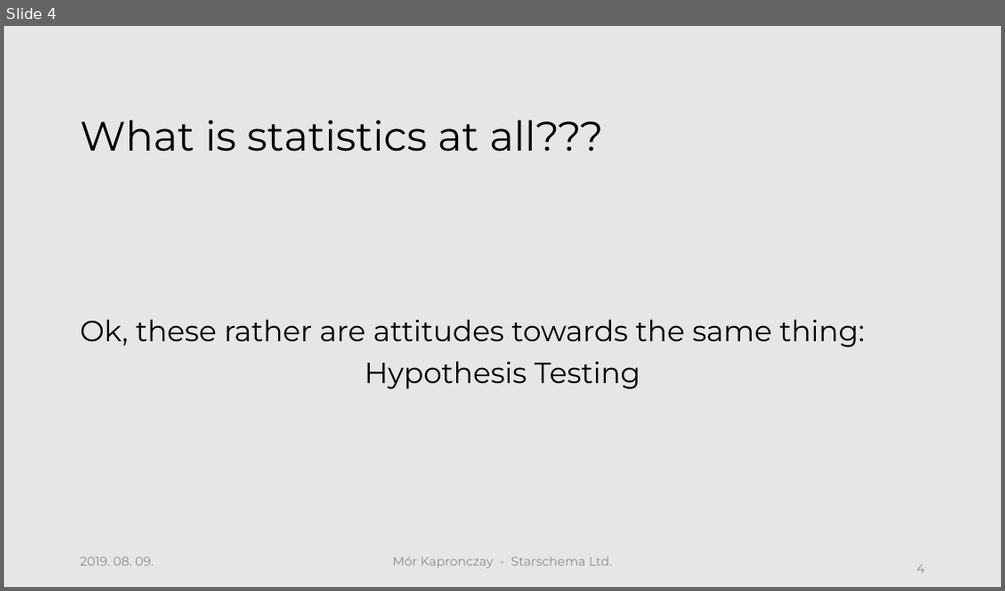
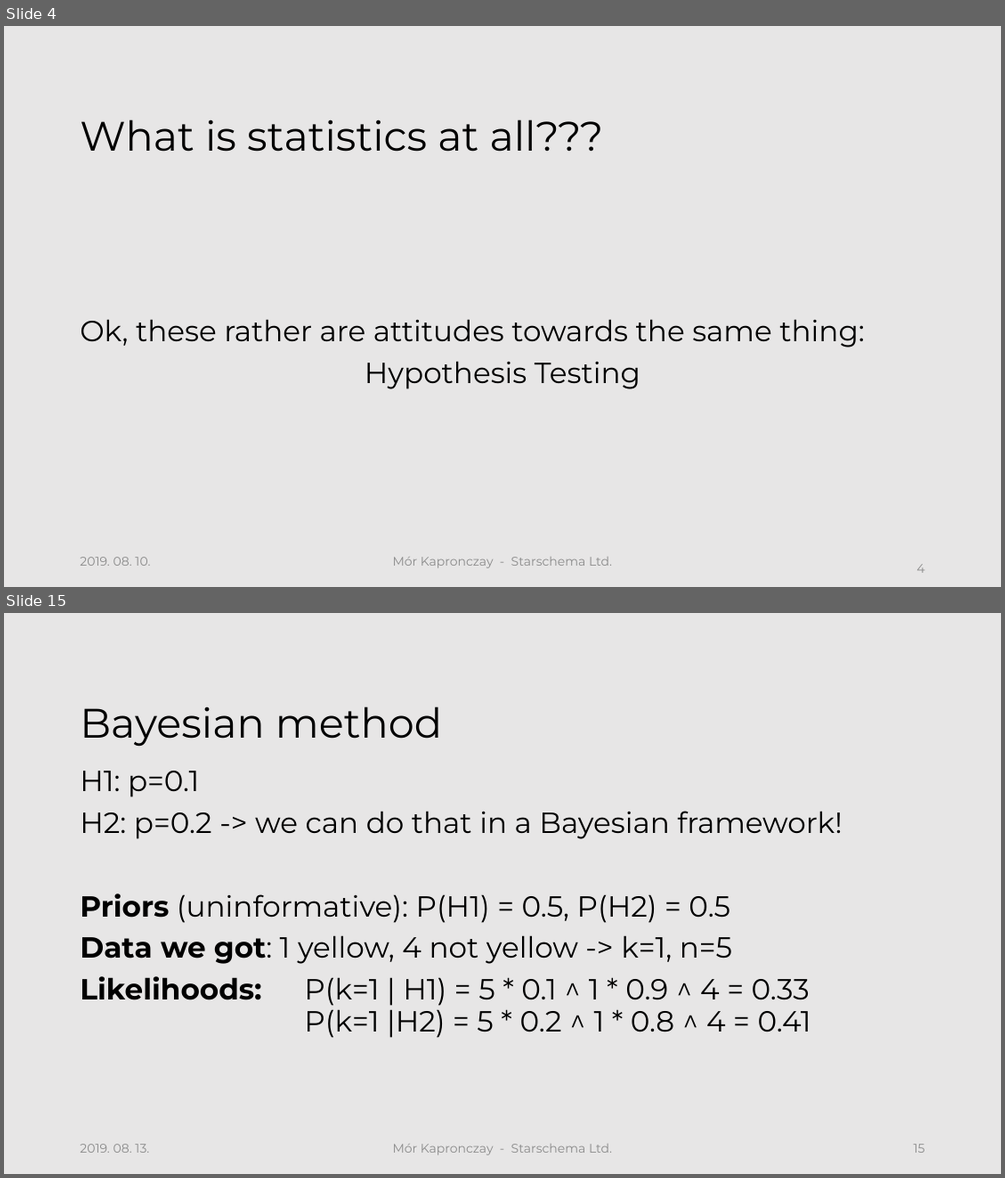
Before and after one commit to morkapronczay/cec2019, a slide deck: presentations/CEC2019-KM-Sess1.pptx. Shown one above the other, each under a label of ours: slide 4 before the commit, slides 4 and 15 after it; the slides between them are not shown. The pictures are 1005x591 and 1005x1178 pixels, drawn with LibreOffice and Linux fonts; fonts in the diff are those of the drawing; background and template pictures are left out. Boxes give left, top, right and bottom in pixels: in the first picture for what was removed or moved away, otherwise in the second. Text is boxed around its words. In the diff, an @@ line names an element or a change of style, - is before the commit and + after.

```diff
--- a/presentations/CEC2019-KM-Sess1.pptx
+++ b/presentations/CEC2019-KM-Sess1.pptx
@@ slide 15 added at (4, 613, 1001, 1174), background #E7E6E6 @@
@@ title added at (80, 706, 442, 747), 39.6 pt, text #000000 @@
+Bayesian method
@@ text added at (80, 771, 841, 1038), 28 pt, text #000000 @@
+H1: p=0.1
+H2: p=0.2 -> we can do that in a Bayesian framework!
+Priors (uninformative): P(H1) = 0.5, P(H2) = 0.5
+Data we got: 1 yellow, 4 not yellow -> k=1, n=5
+Likelihoods: P(k=1 | H1) = 5 * 0.1 ^ 1 * 0.9 ^ 4 = 0.33
+P(k=1 |H2) = 5 * 0.2 ^ 1 * 0.8 ^ 4 = 0.41
@@ text added at (80, 1143, 149, 1152), 12 pt, text #8C8C8C @@
+2019. 08. 13.
@@ text added at (393, 1143, 612, 1155), 12 pt, text #8C8C8C @@
+Mór Kapronczay - Starschema Ltd.
@@ page number added at (914, 1143, 925, 1152), 12 pt, text #8C8C8C @@
+1. 15
@@ slide 4 changed as well @@
@@ text at (80, 556, 150, 565): text changed @@
-2019. 08. 09.
+2019. 08. 10.
```
Also in this commit, not shown: 6 other slides changed, 9 other slides added, 6 other files.
